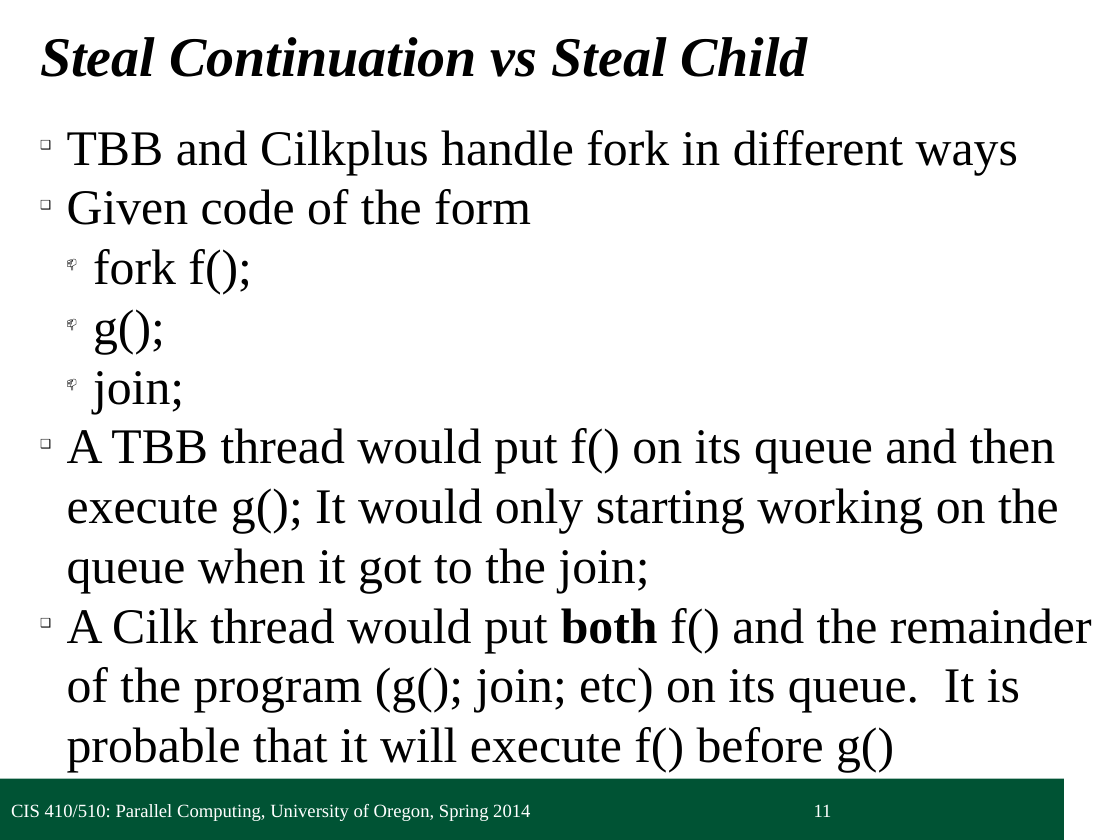
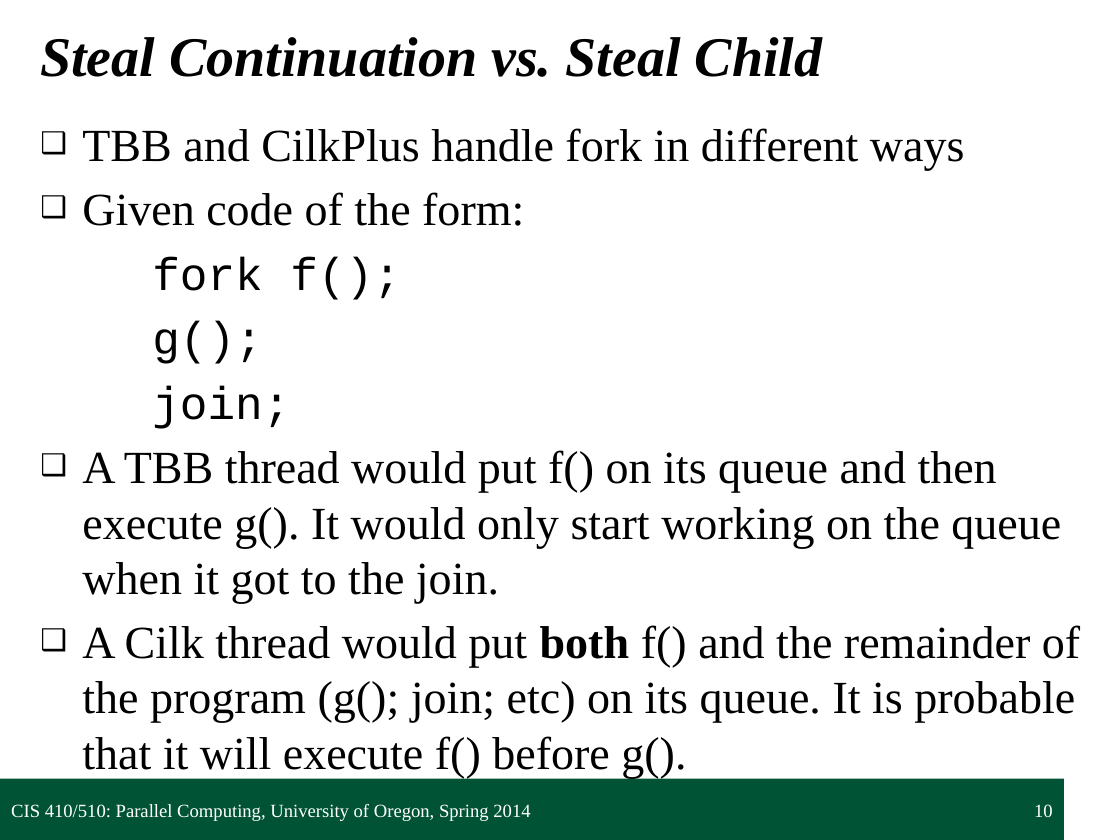
Before and after one commit to UOregonParallel/CourseMaterials, a slide deck: slide 10 of lecture_content/classSlides/5_forkjoinPattern/forkjoinPattern.pptx (slide 11 before the commit). Drawn at 1120x840 pixels with LibreOffice and Linux fonts; fonts in the diff are those of the drawing; background and template pictures are left out. Boxes give left, top, right and bottom in pixels: in the first picture for what was removed or moved away, otherwise in the second. Text is boxed around its words. In the diff, an @@ line names an element or a change of style, - is before the commit and + after.

Commit message:
Edited forkjoinPattern.pptx with correct formatting.

```diff
--- a/lecture_content/classSlides/5_forkjoinPattern/forkjoinPattern.pptx
+++ b/lecture_content/classSlides/5_forkjoinPattern/forkjoinPattern.pptx
@@ title at box(40, 37, 822, 77): text changed @@
-Steal Continuation vs Steal Child
+Steal Continuation vs. Steal Child
@@ text at box(82, 128, 965, 226): text changed; size 32 to 29.6 pt @@
-❑ TBB and Cilkplus handle fork in different ways
-❑ Given code of the form
+❑ TBB and CilkPlus handle fork in different ways
+❑ Given code of the form:
@@ text at box(152, 257, 400, 429): size 32 to 29.6 pt, font Times New Roman to Courier New in "fork f();", "g();", "join;"; bullet 📫 to none; list level 2 to 1 in "fork f();"; list level 2 to 1 in "g();"; list level 2 to 1 in "join;" @@
@@ text at box(82, 450, 1080, 778): text changed; size 32 to 29.6 pt @@
-❑ A TBB thread would put f() on its queue and then execute g(); It would only starting working on the queue when it got to the join;
-❑ A Cilk thread would put both f() and the remainder of the program (g(); join; etc) on its queue. It is probable that it will execute f() before g()
+❑ A TBB thread would put f() on its queue and then execute g(). It would only start working on the queue when it got to the join.
+❑ A Cilk thread would put both f() and the remainder of the program (g(); join; etc) on its queue. It is probable that it will execute f() before g().
@@ page number at box(1034, 804, 1053, 817): text changed @@
-11
+10
```
Also in this commit, not shown: 12 other slides changed, 1 slide removed, 5 other files.
